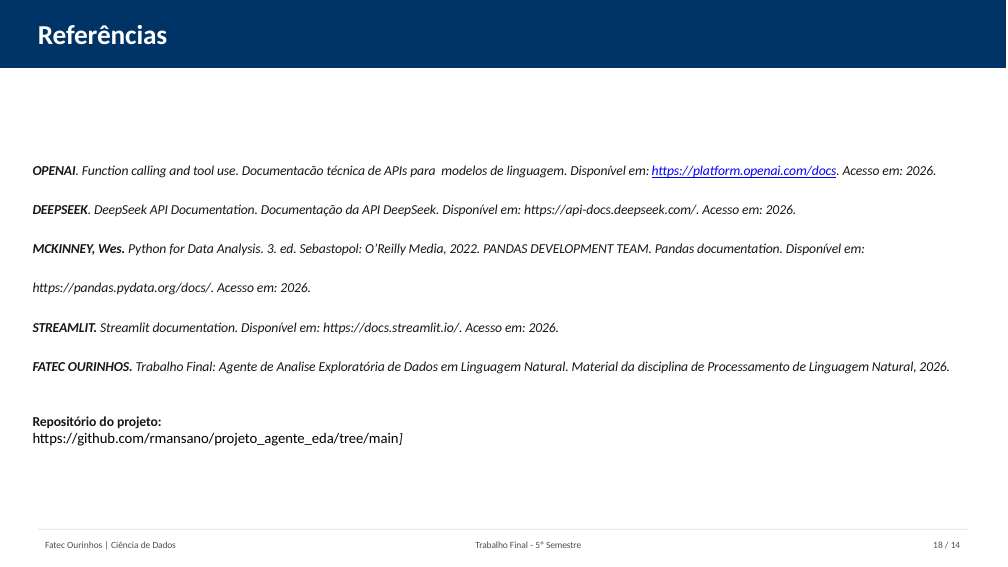
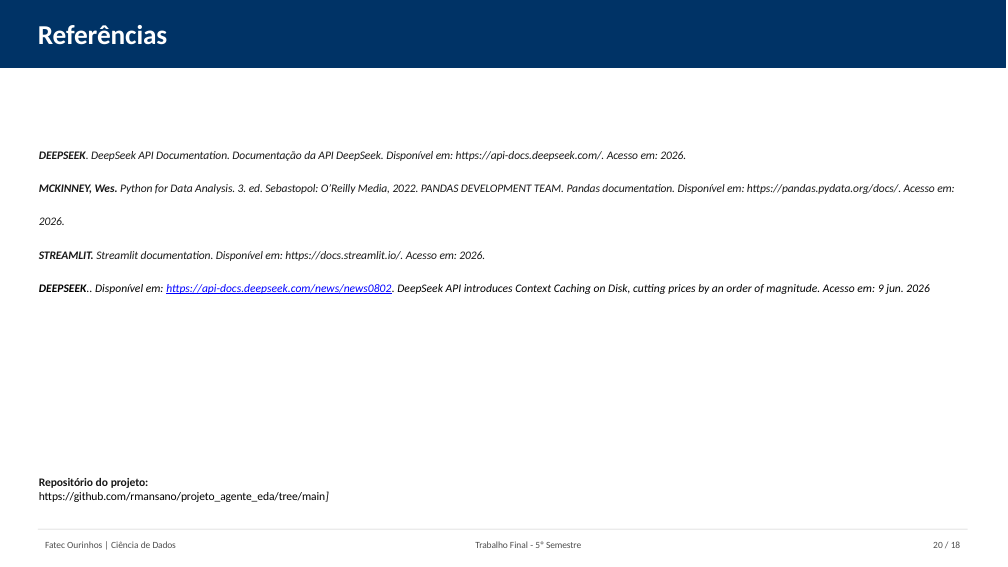
Before and after one commit to rmansano/projeto_agente_eda, a slide deck: slide 20 of docs/Apresentação.pptx (slide 18 before the commit). Drawn at 1008x567 pixels with LibreOffice and Linux fonts; fonts in the diff are those of the drawing. Boxes give left, top, right and bottom in pixels: in the first picture for what was removed or moved away, otherwise in the second. Text is boxed around its words. In the diff, an @@ line names an element or a change of style, - is before the commit and + after.

```diff
--- a/docs/Apresentação.pptx
+++ b/docs/Apresentação.pptx
@@ text "DEEPSEEK. DeepSeek API Documentation. Documentação ...": place and size @@
-text "DEEPSEEK. DeepSeek API Documentation. Documentação ..." at (33,165,950,446)
+text "DEEPSEEK. DeepSeek API Documentation. Documentação ..." at (39,151,955,502)
@@ text at (33,165,937,178): paragraph removed @@
-OPENAI. Function calling and tool use. Documentacão técnica de APIs para modelos de linguagem. Disponível em: https://platform.openai.com/docs. Acesso em: 2026.
@@ text at (39,151,955,502): size 13 to 11 pt in "DEEPSEEK. DeepSeek API Documentation. Documentação da API ...", "MCKINNEY, Wes. Python for Data Analysis. 3. ...", "STREAMLIT. Streamlit documentation. Disponível em: https://d ...", "Repositório do projeto:" and 1 more places; size 14 to 11 pt in "https://github.com/rmansano/projeto_agente_eda/tree/main]" @@
@@ text at (39,284,929,294): text changed; size 13 to 11 pt; text colour #191919 to #000000 @@
-FATEC OURINHOS. Trabalho Final: Agente de Analise Exploratória de Dados em Linguagem Natural. Material da disciplina de Processamento de Linguagem Natural, 2026.
+DEEPSEEK.. Disponível em: https://api-docs.deepseek.com/news/news0802. DeepSeek API introduces Context Caching on Disk, cutting prices by an order of magnitude. Acesso em: 9 jun. 2026
@@ page number at (933,541,960,548): text changed @@
-18 / 14
+20 / 18
```
Also in this commit, not shown: 4 other slides changed, 2 slides added, 9 other files.
